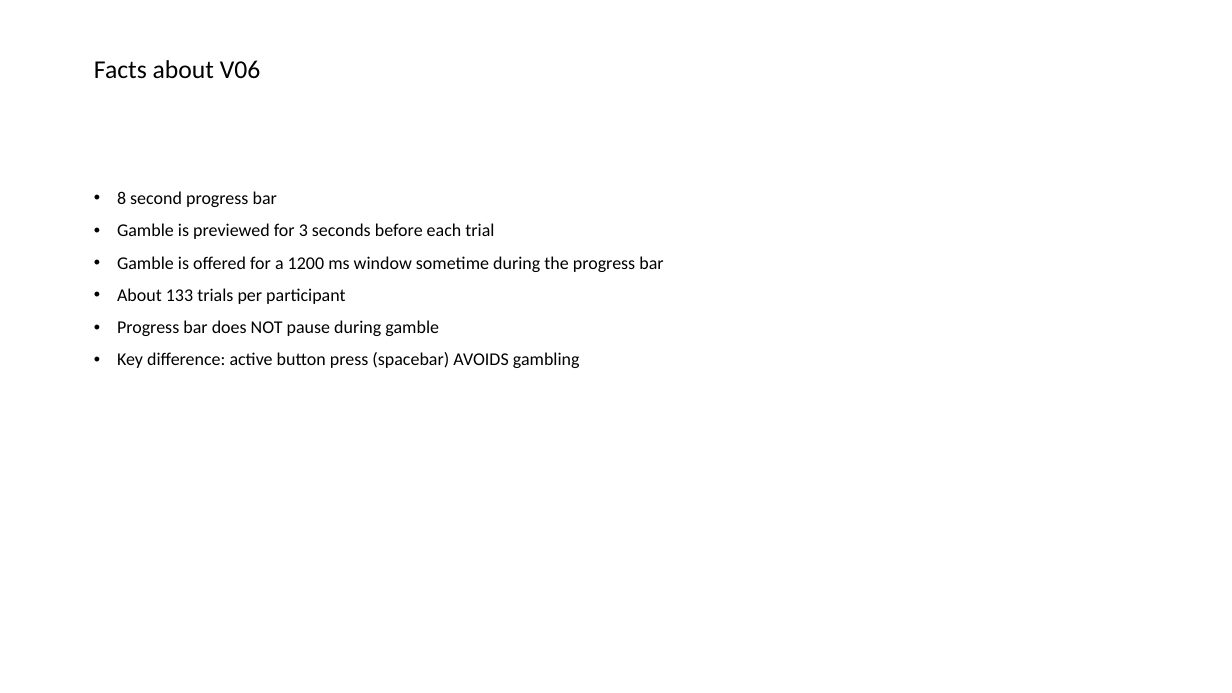
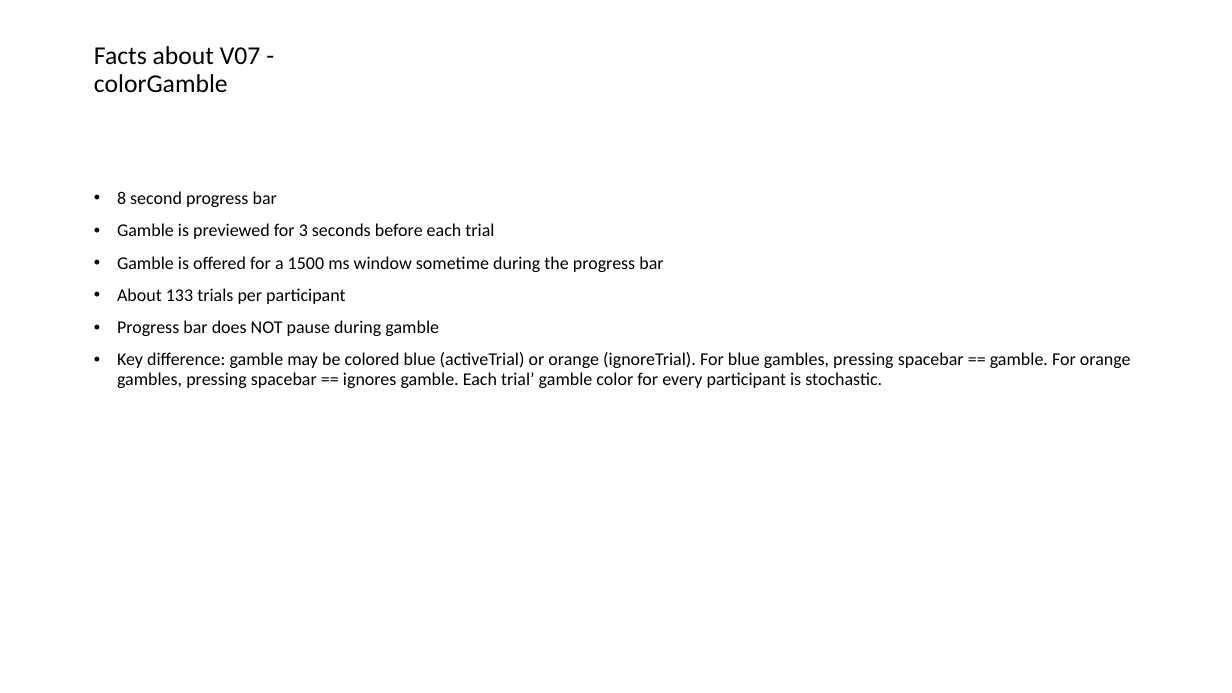
Before and after one commit to gpagnier/rampAnalysis, a slide deck: slide 2 of Rampv07ColorGamble.pptx. Drawn at 1232x693 pixels with LibreOffice and Linux fonts; fonts in the diff are those of the drawing. Boxes give left, top, right and bottom in pixels: in the first picture for what was removed or moved away, otherwise in the second. Text is boxed around its words. In the diff, an @@ line names an element or a change of style, - is before the commit and + after.

```diff
--- a/Rampv07ColorGamble.pptx
+++ b/Rampv07ColorGamble.pptx
@@ title at [94,46,261,92]: text changed @@
-Facts about V06
+Facts about V07 - colorGamble
@@ text at [117,256,663,272]: text changed @@
-• Gamble is offered for a 1200 ms window sometime during the progress bar
+• Gamble is offered for a 1500 ms window sometime during the progress bar
@@ text at [117,352,1131,388]: text changed @@
-• Key difference: active button press (spacebar) AVOIDS gambling
+• Key difference: gamble may be colored blue (activeTrial) or orange (ignoreTrial). For blue gambles, pressing spacebar == gamble. For orange gambles, pressing spacebar == ignores gamble. Each trial’ gamble color for every participant is stochastic.
```
Also in this commit, not shown: 9 other slides changed, 6 slides added, 6 slides removed, 9 other files.
